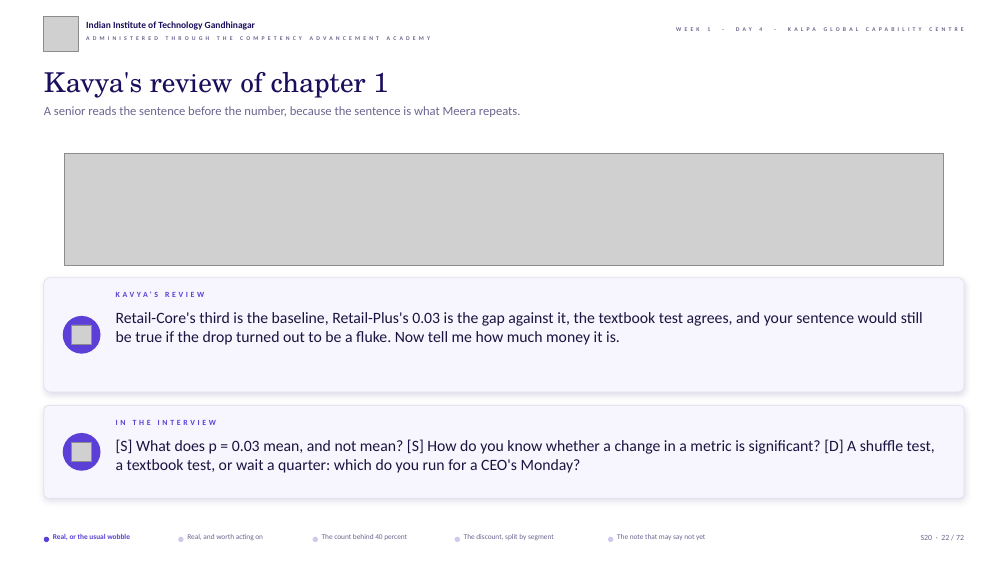
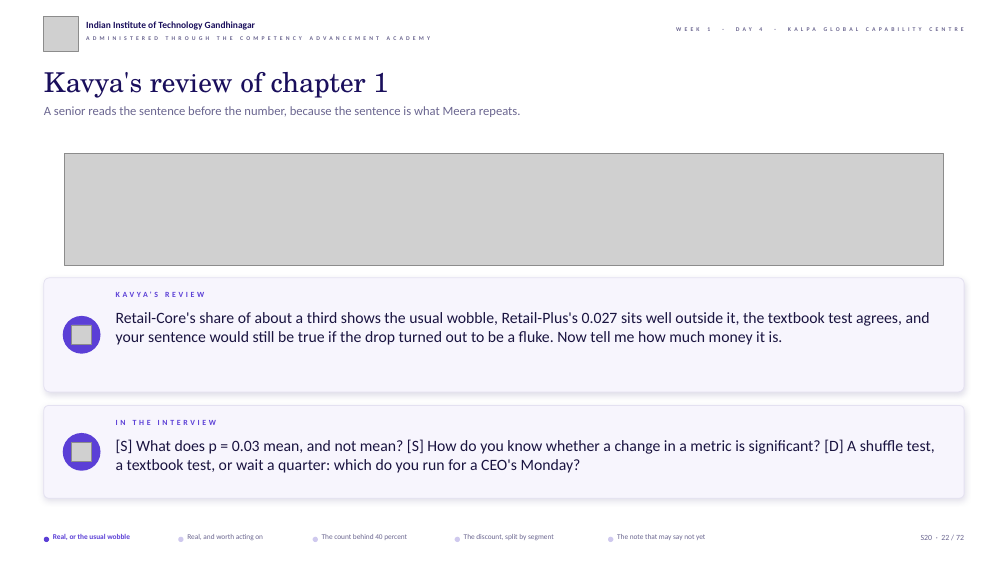
Before and after one commit to fde-academy-lab/c2-content-factory, a slide deck: slide 22 of content/W01/D4/slides/C2_W01_D04_half1_STUDENT.pptx. Drawn at 1008x567 pixels with LibreOffice and Linux fonts; fonts in the diff are those of the drawing; grey boxes stand for pictures; background and template pictures are left out. Boxes give left, top, right and bottom in pixels: in the first picture for what was removed or moved away, otherwise in the second. Text is boxed around its words. In the diff, an @@ line names an element or a change of style, - is before the commit and + after.

```diff
--- a/content/W01/D4/slides/C2_W01_D04_half1_STUDENT.pptx
+++ b/content/W01/D4/slides/C2_W01_D04_half1_STUDENT.pptx
@@ text at (x1=116, y1=312, x2=930, y2=345): text changed @@
-Retail-Core's third is the baseline, Retail-Plus's 0.03 is the gap against it, the textbook test agrees, and your sentence would still be true if the drop turned out to be a fluke. Now tell me how much money it is.
+Retail-Core's share of about a third shows the usual wobble, Retail-Plus's 0.027 sits well outside it, the textbook test agrees, and your sentence would still be true if the drop turned out to be a fluke. Now tell me how much money it is.
```
Also in this commit, not shown: 7 other slides changed, 15 other files.
